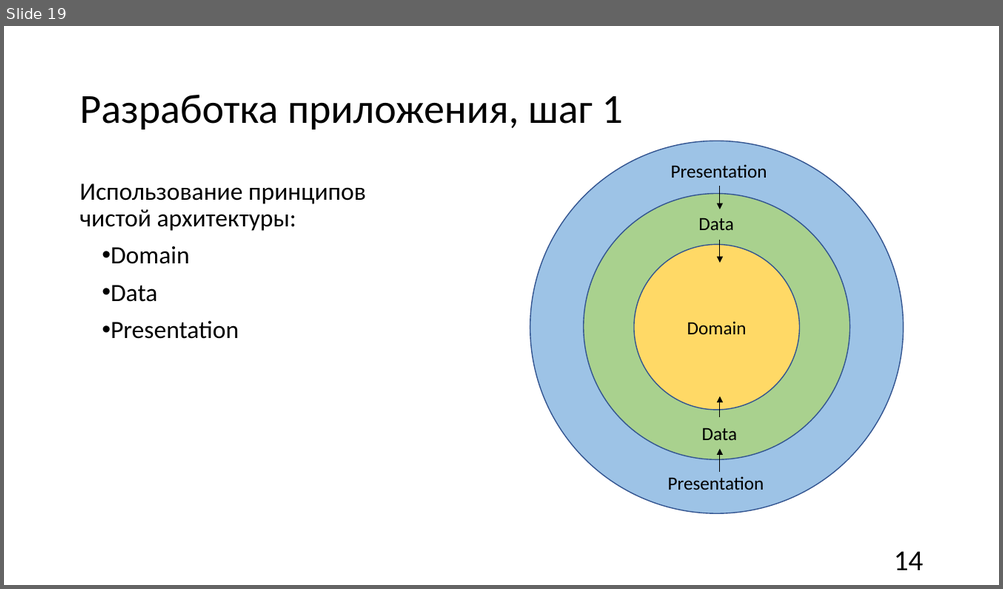
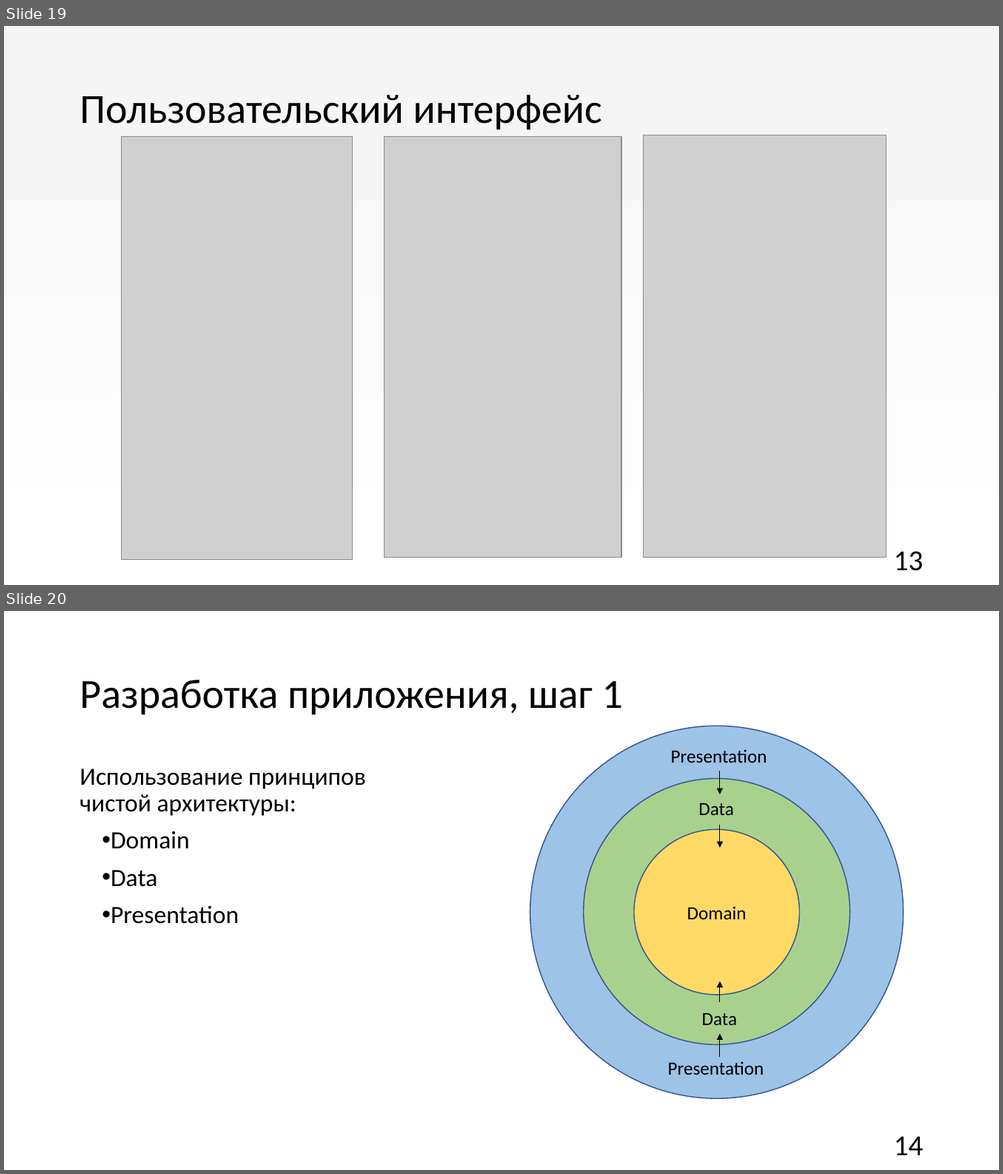
Before and after one commit to churakovra/graduateWork, a slide deck: product/vkr_pres.pptx. Shown one above the other, each under a label of ours: slide 19 before the commit, slides 19 and 20 after it. The pictures are 1003x589 and 1003x1174 pixels, drawn with LibreOffice and Linux fonts; fonts in the diff are those of the drawing; grey boxes stand for pictures. Boxes give left, top, right and bottom in pixels: in the first picture for what was removed or moved away, otherwise in the second. Text is boxed around its words. In the diff, an @@ line names an element or a change of style, - is before the commit and + after.

```diff
--- a/product/vkr_pres.pptx
+++ b/product/vkr_pres.pptx
@@ slide 19 added at box(4, 26, 999, 585), background gradient #F5F5F5 to #FFFFFF @@
@@ title added at box(79, 95, 602, 130), 40 pt, text #000000 @@
+Пользовательский интерфейс
@@ picture added at box(643, 136, 886, 558) @@
@@ picture added at box(121, 137, 352, 560) @@
@@ picture added at box(384, 137, 621, 558) @@
@@ text added at box(893, 551, 923, 571), 28 pt, text #000000 @@
+13
@@ what was slide 19 is now slide 20 @@
```
Also in this commit, not shown: 9 slides changed, 2 other slides added, 1 slide removed, 8 other files.
